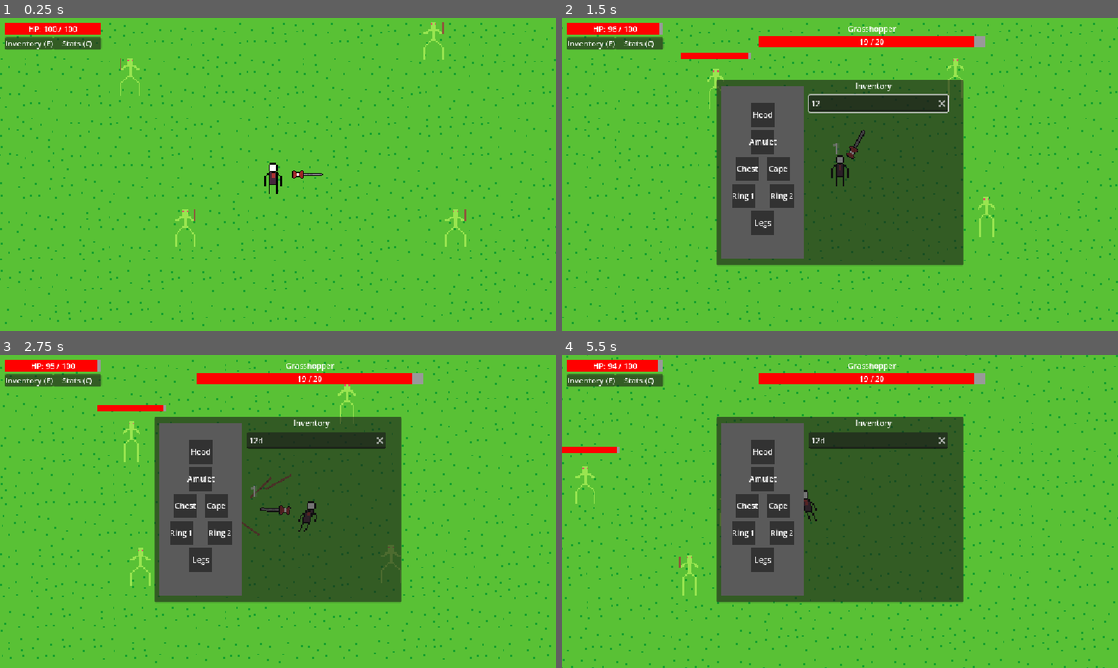
Above: before the commit, frames 1-4 (two rows, left to right).
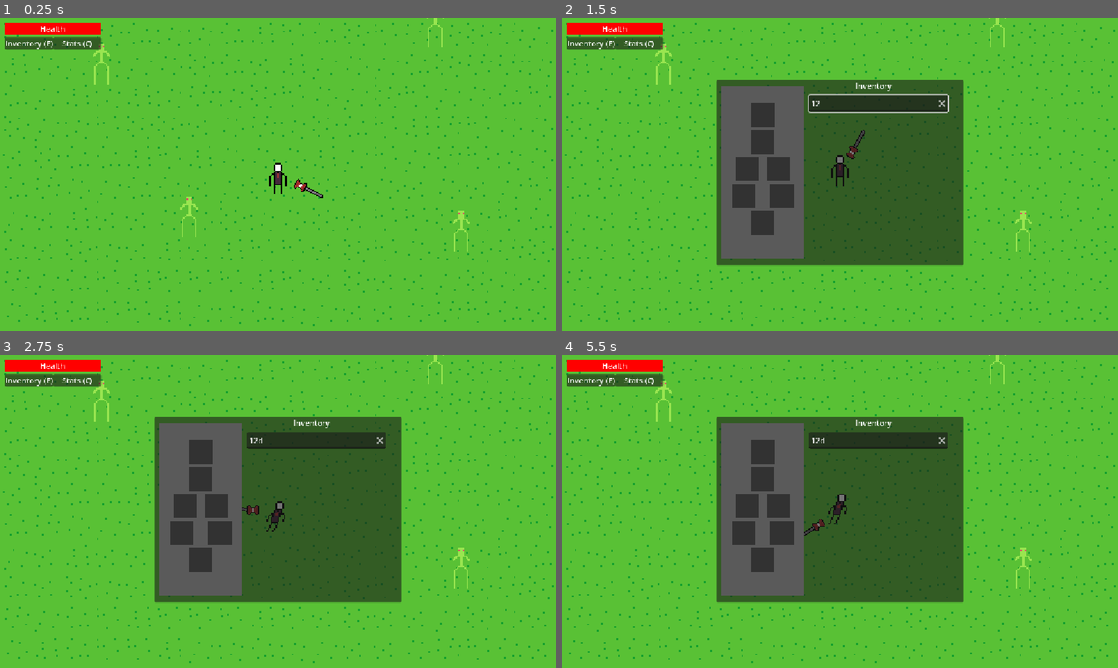
Above: after the commit, the same moments.

Repository: LavaWander/Slesh
Game: Godot game, scene res://main.tscn
Two runs of this game, one before a commit and one after it. Both use one fixed random seed, a clock stepped at 60 frames per second and the inputs below. The engine's default icon, where the game draws it, is replaced by a stand-in: a white triangle on a blue panel in a dark square.
Inputs (mouse positions are in pixels of both pictures, inside the frame that each line leads up to):
- Up to frame 1 (0.25 s): no input
- Up to frame 2 (1.5 s): click (589, 43) at 0.5 s; click (878, 102) at 1.27 s; type "12" at 1.35 s
- Up to frame 3 (2.75 s): move the mouse to (183, 505) at 2.02 s; hold D (move_right) from 2.03 s (still down); hold Right mouse button (attack_slash) from 2.03 s (still down); click (183, 505) at 2.3 s
- Up to frame 4 (5.5 s): move the mouse to (778, 505) at 2.77 s; release D (move_right) at 2.78 s; release Right mouse button (attack_slash) at 2.78 s; hold S (move_down) 2.78-3.53 s; click (778, 505) at 2.85 s; tap Shift (run) at 3.05, 5.3 s; move the mouse to (745, 533) at 3.52 s; hold D (move_right) 3.53-4.28 s; hold Shift (run) 3.53-4.28 s; click (745, 533) at 3.67 s; right-click (745, 533) at 3.8 s; move the mouse to (784, 533) at 4.27 s; hold W (move_up) 4.28-5.03 s; right-click (784, 533) at 4.35 s; click (784, 533) at 4.55 s; move the mouse to (762, 558) at 5.02 s; press the mouse at (762, 558) at 5.03 s; hold A (move_left) from 5.03 s (still down)

The runs differ from the first frame. In frame 1, 5.6% of the frame differs, in the area x 0-100%, y 0-99%; in frame 2, 6.7%; in frame 3, 7.3%; in frame 4, 7.1%.
Error after the commit: Parse Error: Variable "starter_items" has the same name as a previously declared variable. (res://player/player.gd:25)

Commit message:
Add states + death and respawn

Diff:
--- a/Game/enemies/grasshopper/enemy.gd
+++ b/Game/enemies/grasshopper/enemy.gd
@@ -51,7 +51,7 @@
 	_play_idle()
 
 func _physics_process(_delta: float) -> void:
-	if not player:
+	if not player or player.is_dead:
 		velocity = Vector2.ZERO
 		_play_idle()
 		move_and_slide()
@@ -130,7 +130,7 @@
 
 
 func _throw_stick() -> void:
-	if not player:
+	if not player or player.is_dead:
 		is_aiming = false
 		_start_attack_cooldown()
 		return
--- a/Game/player/player.gd
+++ b/Game/player/player.gd
@@ -1,47 +1,27 @@
 extends CharacterBody2D
 
 @export var base_speed := 200
-var speed = base_speed
 
 const DAMAGE_NUMBER_SPAWNER_SCENE := preload("res://ui/world/damage_number_spawner.tscn")
 const DAMAGE_NUMBER_SCENE := preload("res://ui/world/damage_number.tscn")
 
 var faction = "player"
+var is_dead: bool = false
+var spawn_position: Vector2
 signal last_enemy_hit(target: Node, health: HealthComponent)
 
-func _physics_process(_delta):
-	if UIState.block_game_input:
-		return
-
-	speed = base_speed # resets speed
-	var direction = Input.get_vector("move_left", "move_right", "move_up", "move_down")
-	var is_running = Input.is_action_pressed("run")
-
-	if is_running:
-		speed = base_speed * 1.5
-	velocity = direction * speed
-	move_and_slide()
-
-	# handle animation
-	var sprite: AnimatedSprite2D = $AnimatedSprite2D
-	if direction != Vector2.ZERO:
-		if is_running:
-			sprite.animation = "run"
-		else:
-			sprite.animation = "walk"
-
-		sprite.play()
-
-		# flip horizontally depending on direction.x
-		if direction.x != 0:
-			sprite.flip_h = direction.x < 0
-	else:
-		sprite.animation = "idle"
-		sprite.play()
-
+@onready var state_machine: PlayerStateMachine = $StateMachine
 @onready var inventory: InventoryComponent = $InventoryComponent
 @onready var equipment: EquipmentComponent = $EquipmentComponent
 @onready var stats: StatsComponent = $StatsComponent
+var starter_items := [
+	#&"business_armor",
+	&"godot_armor",
+	&"ring1",
+	&"ring2",
+	&"ring3",
+]
+
 var starter_items := [
 	#&"business_armor",
 	&"godot_armor",
@@ -56,6 +36,7 @@
 		if item != null:
 			inventory.add_item(item, 1, &"starter", "")
 
+	spawn_position = global_position
 	_spawn_world_ui()
 	add_to_group("player")
 
--- a/Game/player/player.tscn
+++ b/Game/player/player.tscn
@@ -9,6 +9,14 @@
 [ext_resource type="Script" uid="uid://04k151bqx0tr" path="res://components/stats_component.gd" id="7_boad6"]
 [ext_resource type="Script" uid="uid://dkburghpiek0s" path="res://components/player_health_controller.gd" id="8_rgyib"]
 [ext_resource type="PackedScene" uid="uid://8frqcbywea4e" path="res://sword/sword.tscn" id="9_hg6s5"]
+[ext_resource type="Script" uid="uid://dhyk46ea7pyw2" path="res://player/states/state_machine.gd" id="10_sm"]
+[ext_resource type="Script" uid="uid://bkqdgobkhatc0" path="res://player/states/idle_state.gd" id="11_idle"]
+[ext_resource type="Script" uid="uid://5tfhxtdwa5t4" path="res://player/states/walk_state.gd" id="12_walk"]
+[ext_resource type="Script" uid="uid://brnt36krb1mrb" path="res://player/states/run_state.gd" id="13_run"]
+[ext_resource type="Script" uid="uid://c872albw3oms0" path="res://player/states/alive_state.gd" id="14_alive"]
+[ext_resource type="Script" uid="uid://b2vorj6o16sjm" path="res://player/states/dead_state.gd" id="15_dead"]
+[ext_resource type="Script" uid="uid://bp1a66j2ejn4k" path="res://player/states/thrust_state.gd" id="16_thrust"]
+[ext_resource type="Script" uid="uid://dde2dg5p576a4" path="res://player/states/slash_state.gd" id="17_slash"]
 
 [sub_resource type="AtlasTexture" id="AtlasTexture_i3pqv"]
 atlas = ExtResource("2_onrkg")
@@ -96,6 +104,7 @@
 [node name="StatsComponent" type="Node" parent="." unique_id=2146560280]
 script = ExtResource("7_boad6")
 equipment_path = NodePath("../EquipmentComponent")
+base_max_health = 10.0
 metadata/_custom_type_script = "uid://04k151bqx0tr"
 
 [node name="PlayerHealthController" type="Node" parent="." unique_id=854979631]
@@ -105,3 +114,39 @@
 metadata/_custom_type_script = "uid://dkburghpiek0s"
 
 [node name="Sword" parent="." unique_id=169199013 instance=ExtResource("9_hg6s5")]
+
+[node name="StateMachine" type="Node" parent="." unique_id=1189028120]
+script = ExtResource("10_sm")
+
+[node name="Idle" type="Node" parent="StateMachine" unique_id=991242212]
+script = ExtResource("11_idle")
+layer = &"movement"
+is_initial = true
+
+[node name="Walk" type="Node" parent="StateMachine" unique_id=1020980504]
+script = ExtResource("12_walk")
+layer = &"movement"
+
+[node name="Run" type="Node" parent="StateMachine" unique_id=2010216564]
+script = ExtResource("13_run")
+layer = &"movement"
+
+[node name="Alive" type="Node" parent="StateMachine" unique_id=1476398002]
+script = ExtResource("14_alive")
+layer = &"condition"
+is_initial = true
+
+[node name="Dead" type="Node" parent="StateMachine" unique_id=1660103131]
+script = ExtResource("15_dead")
+layer = &"condition"
+blocks_other_layers = true
+
+[node name="Thrust" type="Node" parent="StateMachine" unique_id=494343217]
+script = ExtResource("16_thrust")
+layer = &"thrust"
+is_initial = true
+
+[node name="Slash" type="Node" parent="StateMachine" unique_id=1653095854]
+script = ExtResource("17_slash")
+layer = &"slash"
+is_initial = true
--- /dev/null
+++ b/Game/player/states/alive_state.gd
@@ -0,0 +1,19 @@
+extends PlayerState
+
+## Alive state — default condition. Listens for death.
+
+
+func enter() -> void:
+	var health: HealthComponent = player.get_node_or_null("HealthComponent")
+	if health != null and not health.died.is_connected(_on_player_died):
+		health.died.connect(_on_player_died)
+
+
+func exit() -> void:
+	var health: HealthComponent = player.get_node_or_null("HealthComponent")
+	if health != null and health.died.is_connected(_on_player_died):
+		health.died.disconnect(_on_player_died)
+
+
+func _on_player_died(_source: Node) -> void:
+	state_machine.transition_to(&"Dead")
--- /dev/null
+++ b/Game/player/states/dead_state.gd
@@ -0,0 +1,54 @@
+extends PlayerState
+
+## Dead state — blocks all other layers.
+## Freezes the player until revive() is called.
+
+signal player_died
+signal player_revived
+
+
+func enter() -> void:
+	player.velocity = Vector2.ZERO
+	player.is_dead = true
+
+	var sprite: AnimatedSprite2D = player.get_node("AnimatedSprite2D")
+	sprite.stop()
+
+	# Hide the sword while dead
+	var sword: Node2D = player.get_node_or_null("Sword")
+	if sword != null:
+		sword.visible = false
+
+	player_died.emit()
+
+
+func exit() -> void:
+	player.is_dead = false
+
+	# Show the sword again
+	var sword: Node2D = player.get_node_or_null("Sword")
+	if sword != null:
+		sword.visible = true
+
+	player_revived.emit()
+
+
+func physics_update(_delta: float) -> void:
+	# Ensure the player stays frozen
+	player.velocity = Vector2.ZERO
+
+
+## Call this to bring the player back to life.
+## Restores health, transitions condition layer back to Alive,
+## and resets movement to Idle.
+func revive() -> void:
+	# Reset position to spawn
+	player.global_position = player.spawn_position
+
+	var health: HealthComponent = player.get_node_or_null("HealthComponent")
+	if health != null:
+		health.current_health = health.max_health
+		health.health_changed.emit(health.current_health, health.max_health)
+
+	state_machine.transition_to(&"Alive")
+	state_machine.transition_to(&"Idle")
--- /dev/null
+++ b/Game/player/states/idle_state.gd
@@ -0,0 +1,24 @@
+extends PlayerState
+
+## Idle state — player is stationary.
+## Plays the "idle" animation and waits for movement input.
+
+
+func enter() -> void:
+	player.velocity = Vector2.ZERO
+	var sprite: AnimatedSprite2D = player.get_node("AnimatedSprite2D")
+	sprite.animation = "idle"
+	sprite.play()
+
+
+func physics_update(_delta: float) -> void:
+	if UIState.block_game_input:
+		return
+
+	var direction := Input.get_vector("move_left", "move_right", "move_up", "move_down")
+
+	if direction != Vector2.ZERO:
+		if Input.is_action_pressed("run"):
+			state_machine.transition_to(&"Run")
+		else:
+			state_machine.transition_to(&"Walk")
--- /dev/null
+++ b/Game/player/states/player_state.gd
@@ -0,0 +1,41 @@
+extends Node
+class_name PlayerState
+
+## Which layer this state belongs to.
+## States in the same layer are mutually exclusive.
+## States in different layers run concurrently.
+@export var layer: StringName = &"default"
+
+## Mark exactly one state per layer as the initial state.
+@export var is_initial: bool = false
+
+## If true, all states in OTHER layers are paused while this state is active.
+@export var blocks_other_layers: bool = false
+
+var player: CharacterBody2D
+var state_machine: Node  # PlayerStateMachine
+
+
+## Called when this state becomes the active state in its layer.
+func enter() -> void:
+	pass
+
+
+## Called when this state is replaced by another state in the same layer.
+func exit() -> void:
+	pass
+
+
+## Called every physics frame while this state is active.
+func physics_update(delta: float) -> void:
+	pass
+
+
+## Called every frame while this state is active.
+func process_update(_delta: float) -> void:
+	pass
+
+
+## Called for unhandled input while this state is active.
+func handle_input(_event: InputEvent) -> void:
+	pass
--- /dev/null
+++ b/Game/player/states/run_state.gd
@@ -0,0 +1,37 @@
+extends PlayerState
+
+## Run state — player is moving at 1.5× base speed.
+## Plays the "run" animation and handles sprite flipping.
+
+const RUN_MULTIPLIER := 1.5
+
+
+func enter() -> void:
+	var sprite: AnimatedSprite2D = player.get_node("AnimatedSprite2D")
+	sprite.animation = "run"
+	sprite.play()
+
+
+func physics_update(_delta: float) -> void:
+	if UIState.block_game_input:
+		player.velocity = Vector2.ZERO
+		state_machine.transition_to(&"Idle")
+		return
+
+	var direction := Input.get_vector("move_left", "move_right", "move_up", "move_down")
+
+	if direction == Vector2.ZERO:
+		state_machine.transition_to(&"Idle")
+		return
+
+	if not Input.is_action_pressed("run"):
+		state_machine.transition_to(&"Walk")
+		return
+
+	player.velocity = direction * player.base_speed * RUN_MULTIPLIER
+	player.move_and_slide()
+
+	# flip sprite horizontally
+	var sprite: AnimatedSprite2D = player.get_node("AnimatedSprite2D")
+	if direction.x != 0:
+		sprite.flip_h = direction.x < 0
--- /dev/null
+++ b/Game/player/states/slash_state.gd
@@ -0,0 +1,19 @@
+extends PlayerState
+
+## Slash attack state — handles slash input.
+## Lives in its own layer so it runs concurrently with movement and thrust.
+## When Dead blocks other layers, this state's handle_input is never called.
+
+
+func handle_input(event: InputEvent) -> void:
+	if UIState.block_game_input:
+		return
+
+	if event.is_action_pressed("attack_slash"):
+		var sword: Node2D = player.get_node_or_null("Sword")
+		if sword == null:
+			return
+
+		var sword_sprite: AnimatedSprite2D = sword.get_node("AnimatedSprite2D")
+		var dir := (sword.get_global_mouse_position() - sword.global_position).normalized()
+		sword.emit_signal("slash_fired", sword_sprite.global_position, dir)
--- /dev/null
+++ b/Game/player/states/state_machine.gd
@@ -0,0 +1,128 @@
+extends Node
+class_name PlayerStateMachine
+
+## Layered state machine.
+## Child PlayerState nodes are auto-discovered and grouped by their layer.
+## Each layer runs one active state at a time.
+## States across different layers run concurrently.
+
+# { layer_name: { "current": PlayerState or null, "states": { node_name: PlayerState } } }
+var layers: Dictionary = {}
+var player: CharacterBody2D
+
+
+func _ready() -> void:
+	player = get_parent() as CharacterBody2D
+	if player == null:
+		push_warning("PlayerStateMachine must be a child of a CharacterBody2D.")
+		return
+
+	# Auto-discover all child PlayerState nodes and group by layer
+	for child in get_children():
+		if child is PlayerState:
+			_register_state(child)
+
+	# Activate each layer's initial state
+	for layer_name: StringName in layers:
+		var layer_data: Dictionary = layers[layer_name]
+		for state: PlayerState in layer_data["states"].values():
+			if state.is_initial:
+				layer_data["current"] = state
+				state.enter()
+				break
+
+		if layer_data["current"] == null:
+			push_warning("Layer '%s' has no initial state." % layer_name)
+
+
+func _register_state(state: PlayerState) -> void:
+	state.player = player
+	state.state_machine = self
+
+	var layer_name: StringName = state.layer
+	if not layers.has(layer_name):
+		layers[layer_name] = {"current": null, "states": {}}
+
+	layers[layer_name]["states"][StringName(state.name)] = state
+
+
+## Transition to a state by node name. The state machine finds which layer
+## it belongs to and performs the transition within that layer.
+func transition_to(state_name: StringName) -> void:
+	for layer_name: StringName in layers:
+		var layer_data: Dictionary = layers[layer_name]
+		if layer_data["states"].has(state_name):
+			var old_state: PlayerState = layer_data["current"]
+			var new_state: PlayerState = layer_data["states"][state_name]
+			if old_state == new_state:
+				return
+
+			if old_state != null:
+				old_state.exit()
+
+			layer_data["current"] = new_state
+			new_state.enter()
+			return
+
+	push_warning("PlayerStateMachine: no state named '%s' found." % state_name)
+
+
+## Get the currently active state in a given layer.
+func get_current_state(layer_name: StringName) -> PlayerState:
+	if layers.has(layer_name):
+		return layers[layer_name]["current"]
+	return null
+
+
+## Check if a state (by node name) is currently active in any layer.
+func is_in_state(state_name: StringName) -> bool:
+	for layer_name: StringName in layers:
+		var current: PlayerState = layers[layer_name]["current"]
+		if current != null and current.name == state_name:
+			return true
+	return false
+
+
+## Returns the blocking layer name, or &"" if nothing is blocking.
+func _get_blocking_layer() -> StringName:
+	for layer_name: StringName in layers:
+		var current: PlayerState = layers[layer_name]["current"]
+		if current != null and current.blocks_other_layers:
+			return layer_name
+	return &""
+
+
+func _physics_process(delta: float) -> void:
+	var blocking_layer: StringName = _get_blocking_layer()
+
+	for layer_name: StringName in layers:
+		var current: PlayerState = layers[layer_name]["current"]
+		if current == null:
+			continue
+		if blocking_layer != &"" and layer_name != blocking_layer:
+			continue
+		current.physics_update(delta)
+
+
+func _process(delta: float) -> void:
+	var blocking_layer: StringName = _get_blocking_layer()
+
+	for layer_name: StringName in layers:
+		var current: PlayerState = layers[layer_name]["current"]
+		if current == null:
+			continue
+		if blocking_layer != &"" and layer_name != blocking_layer:
+			continue
+		current.process_update(delta)
+
+
+func _input(event: InputEvent) -> void:
+	var blocking_layer: StringName = _get_blocking_layer()
+
+	for layer_name: StringName in layers:
+		var current: PlayerState = layers[layer_name]["current"]
+		if current == null:
+			continue
+		if blocking_layer != &"" and layer_name != blocking_layer:
+			continue
+		current.handle_input(event)
--- /dev/null
+++ b/Game/player/states/thrust_state.gd
@@ -0,0 +1,18 @@
+extends PlayerState
+
+## Thrust attack state — handles thrust input.
+## Lives in its own layer so it runs concurrently with movement and slash.
+## When Dead blocks other layers, this state's handle_input is never called.
+
+
+func handle_input(event: InputEvent) -> void:
+	if UIState.block_game_input:
+		return
+
+	if event.is_action_pressed("attack_thrust"):
+		var sword: Node2D = player.get_node_or_null("Sword")
+		if sword == null:
+			return
+
+		var dir := (sword.get_global_mouse_position() - sword.global_position).normalized()
+		sword.emit_signal("thrust_fired", sword.global_position, dir)
--- /dev/null
+++ b/Game/player/states/walk_state.gd
@@ -0,0 +1,35 @@
+extends PlayerState
+
+## Walk state — player is moving at base speed.
+## Plays the "walk" animation and handles sprite flipping.
+
+
+func enter() -> void:
+	var sprite: AnimatedSprite2D = player.get_node("AnimatedSprite2D")
+	sprite.animation = "walk"
+	sprite.play()
+
+
+func physics_update(_delta: float) -> void:
+	if UIState.block_game_input:
+		player.velocity = Vector2.ZERO
+		state_machine.transition_to(&"Idle")
+		return
+
+	var direction := Input.get_vector("move_left", "move_right", "move_up", "move_down")
+
+	if direction == Vector2.ZERO:
+		state_machine.transition_to(&"Idle")
+		return
+
+	if Input.is_action_pressed("run"):
+		state_machine.transition_to(&"Run")
+		return
+
+	player.velocity = direction * player.base_speed
+	player.move_and_slide()
+
+	# flip sprite horizontally
+	var sprite: AnimatedSprite2D = player.get_node("AnimatedSprite2D")
+	if direction.x != 0:
+		sprite.flip_h = direction.x < 0
--- a/Game/sword/sword.gd
+++ b/Game/sword/sword.gd
@@ -45,18 +45,3 @@
 	# because sprite is a child of sword, use local position here
 	sprite.position = dir * final_distance
 	sprite.rotation = base_rotation + slash_rot
-
-
-func _input(event: InputEvent) -> void:
-	if UIState.block_game_input:
-		return
-
-	if player == null:
-		return
-
-	var dir := (get_global_mouse_position() - global_position).normalized()
-
-	if event.is_action_pressed("attack_thrust"):
-		emit_signal("thrust_fired", global_position, dir)
-	elif event.is_action_pressed("attack_slash"):
-		emit_signal("slash_fired", sprite.global_position, dir)
--- /dev/null
+++ b/Game/ui/respawn/respawn_ui.gd
@@ -0,0 +1,29 @@
+extends Control
+class_name RespawnUI
+
+signal respawn_requested
+signal quit_requested
+
+@onready var respawn_button: Button = $DeathPanel/VBoxContainer/RespawnButton
+@onready var quit_button: Button = $DeathPanel/VBoxContainer/QuitButton
+
+
+func _ready() -> void:
+	visible = false
+	mouse_filter = Control.MOUSE_FILTER_STOP
+
+	respawn_button.pressed.connect(_on_respawn_pressed)
+	quit_button.pressed.connect(_on_quit_pressed)
+
+func show_screen() -> void:
+	visible = true
+	respawn_button.grab_focus()
+
+func hide_screen() -> void:
+	visible = false
+
+func _on_respawn_pressed() -> void:
+	respawn_requested.emit()
+
+func _on_quit_pressed() -> void:
+	quit_requested.emit()
--- /dev/null
+++ b/Game/ui/respawn/respawn_ui.tscn
@@ -0,0 +1,45 @@
+[gd_scene format=3 uid="uid://dgvlfqatgtvg6"]
+
+[ext_resource type="Script" uid="uid://byiyvf5dhi65f" path="res://ui/respawn/respawn_ui.gd" id="1_rv61p"]
+
+[node name="RespawnUI" type="Control" unique_id=229067162]
+visible = false
+layout_mode = 3
+anchors_preset = 15
+anchor_right = 1.0
+anchor_bottom = 1.0
+grow_horizontal = 2
+grow_vertical = 2
+script = ExtResource("1_rv61p")
+
+[node name="Dim" type="ColorRect" parent="." unique_id=769813114]
+layout_mode = 1
+anchors_preset = 15
+anchor_right = 1.0
+anchor_bottom = 1.0
+grow_horizontal = 2
+grow_vertical = 2
+color = Color(0, 0, 0, 0.49019608)
+
+[node name="DeathPanel" type="PanelContainer" parent="." unique_id=617502935]
+layout_mode = 0
+offset_left = 384.0
+offset_top = 528.0
+offset_right = 768.0
+offset_bottom = 624.0
+
+[node name="VBoxContainer" type="VBoxContainer" parent="DeathPanel" unique_id=2045584740]
+layout_mode = 2
+
+[node name="TitleLabel" type="Label" parent="DeathPanel/VBoxContainer" unique_id=3926788]
+layout_mode = 2
+text = "YOU DIED!"
+horizontal_alignment = 1
+
+[node name="RespawnButton" type="Button" parent="DeathPanel/VBoxContainer" unique_id=314647962]
+layout_mode = 2
+text = "RESPAWN"
+
+[node name="QuitButton" type="Button" parent="DeathPanel/VBoxContainer" unique_id=1143498239]
+layout_mode = 2
+text = "QUIT"
--- a/Game/ui_root.gd
+++ b/Game/ui_root.gd
@@ -3,12 +3,70 @@
 @onready var hud: Control = $HUD
 @onready var inventory_panel: Control = $InventoryPanel
 @onready var stats_panel: Control = $StatsPanel
+@onready var respawn_ui: RespawnUI = $RespawnUI
 
 
 func _ready() -> void:
 	hud.inventory_toggle_requested.connect(_on_inventory_toggle_requested)
 	hud.stats_toggle_requested.connect(_on_stats_toggle_requested)
 	hud.inventory_exit_requested.connect(_on_inventory_exit_requested)
+
+	respawn_ui.respawn_requested.connect(_on_respawn_requested)
+	respawn_ui.quit_requested.connect(_on_quit_requested)
+
+	# Defer player connection so the player node is ready
+	_connect_player_death.call_deferred()
+
+
+func _connect_player_death() -> void:
+	var player := get_tree().get_first_node_in_group("player")
+	if player == null:
+		push_warning("UIRoot: could not find player for death UI.")
+		return
+
+	var state_machine: PlayerStateMachine = player.get_node_or_null("StateMachine")
+	if state_machine == null:
+		push_warning("UIRoot: player has no StateMachine.")
+		return
+
+	var dead_state := state_machine.get_node_or_null("Dead")
+	if dead_state == null:
+		push_warning("UIRoot: player StateMachine has no Dead state.")
+		return
+
+	dead_state.player_died.connect(_on_player_died)
+	dead_state.player_revived.connect(_on_player_revived)
+
+
+func _on_player_died() -> void:
+	# Close any open menus
+	inventory_panel.close()
+	stats_panel.close()
+
+	respawn_ui.show_screen()
+
+
+func _on_player_revived() -> void:
+	respawn_ui.hide_screen()
+
+
+func _on_respawn_requested() -> void:
+	var player := get_tree().get_first_node_in_group("player")
+	if player == null:
+		return
+
+	var state_machine: PlayerStateMachine = player.get_node_or_null("StateMachine")
+	if state_machine == null:
+		return
+
+	var dead_state = state_machine.get_node_or_null("Dead")
+	if dead_state != null and dead_state.has_method("revive"):
+		dead_state.revive()
+
+
+func _on_quit_requested() -> void:
+	get_tree().quit()
+
 
 func _on_inventory_toggle_requested() -> void:
 	if inventory_panel.visible:
--- a/Game/ui_root.tscn
+++ b/Game/ui_root.tscn
@@ -5,6 +5,7 @@
 [ext_resource type="PackedScene" uid="uid://gbg2cvuou8uj" path="res://ui/inventory/inventory_panel.tscn" id="3_yeqjh"]
 [ext_resource type="PackedScene" uid="uid://cd0rxvgaldefv" path="res://ui/common/tooltip.tscn" id="4_mm7js"]
 [ext_resource type="PackedScene" uid="uid://7pgpjb8y1y3a" path="res://ui/stats/stats_panel.tscn" id="5_e676h"]
+[ext_resource type="PackedScene" uid="uid://dgvlfqatgtvg6" path="res://ui/respawn/respawn_ui.tscn" id="6_resp"]
 
 [node name="UIRoot" type="CanvasLayer" unique_id=213740285]
 script = ExtResource("1_sif21")
@@ -15,3 +16,5 @@
 tooltip_scene = ExtResource("4_mm7js")
 
 [node name="StatsPanel" parent="." unique_id=715456017 instance=ExtResource("5_e676h")]
+
+[node name="RespawnUI" parent="." instance=ExtResource("6_resp")]
Not shown, added: Game/player/states/alive_state.gd.uid
Not shown, added: Game/player/states/dead_state.gd.uid
Not shown, added: Game/player/states/idle_state.gd.uid
Not shown, added: Game/player/states/player_state.gd.uid
Not shown, added: Game/player/states/run_state.gd.uid
Not shown, added: Game/player/states/slash_state.gd.uid
Not shown, added: Game/player/states/state_machine.gd.uid
Not shown, added: Game/player/states/thrust_state.gd.uid
Not shown, added: Game/player/states/walk_state.gd.uid
Not shown, added: Game/ui/respawn/respawn_ui.gd.uid
